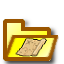
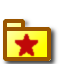
Before/after of a 64 x 64 layered artwork. What changed in the layer stack:
added layer "Bookmark" above "Sprite copy" over [14, 33, 40, 57]
hid "ui_icon_map.png copy" over [14, 37, 47, 57]
hid "Open copy" over [3, 34, 59, 61]
showed "Close copy" over [3, 27, 51, 61]
